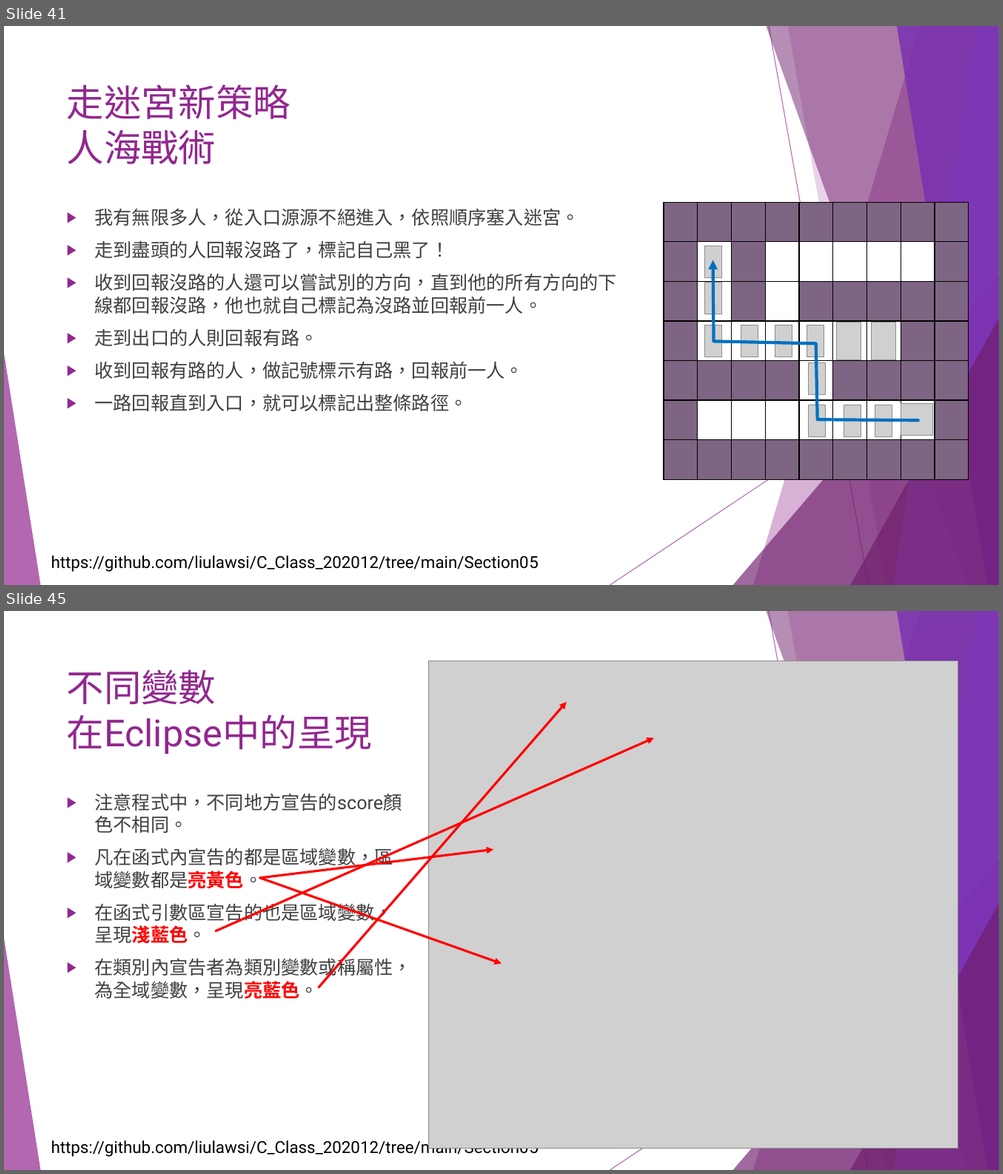
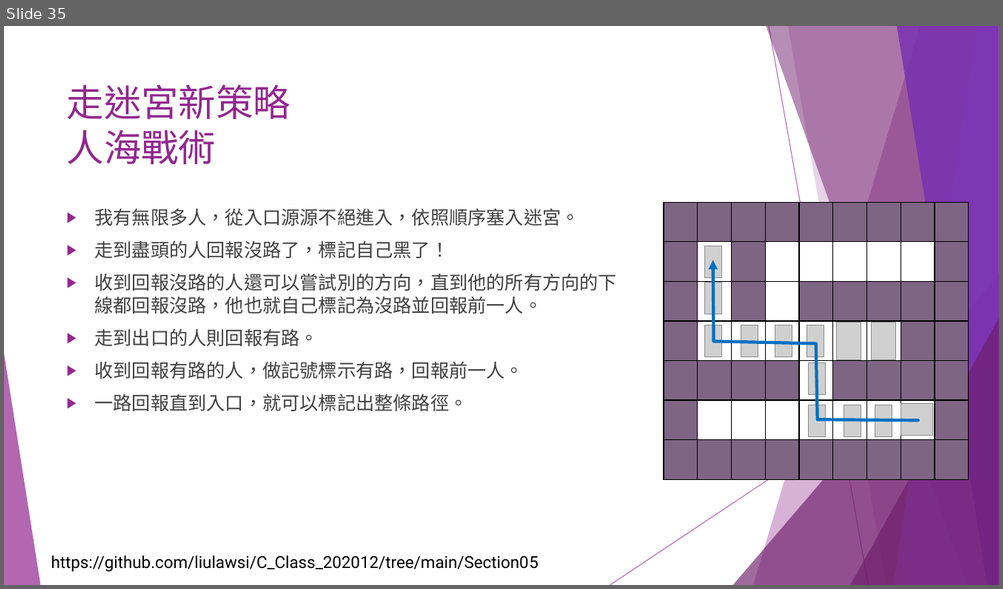
Before and after one commit to liulawsi/My_PPTs, a slide deck: CHING JIAN/C_Class/05函式一定要會的啦.pptx. Shown one above the other, each under a label of ours: slides 41 and 45 before the commit, slide 35 after it; the slides between them are not shown. The pictures are 1003x1174 and 1003x589 pixels, drawn with LibreOffice and Linux fonts; fonts in the diff are those of the drawing; grey boxes stand for pictures. Boxes give left, top, right and bottom in pixels: in the first picture for what was removed or moved away, otherwise in the second. Text is boxed around its words. In the diff, an @@ line names an element or a change of style, - is before the commit and + after.

```diff
--- a/CHING JIAN/C_Class/05函式一定要會的啦.pptx
+++ b/CHING JIAN/C_Class/05函式一定要會的啦.pptx
@@ slide 45 removed at (x1=4, y1=611, x2=999, y2=1170), background #FFFFFF; not listed: 11 template elements that a slide beside it also shows @@
@@ title removed at (x1=67, y1=669, x2=372, y2=755) @@
-不同變數
-在Eclipse中的呈現
@@ picture removed at (x1=429, y1=661, x2=959, y2=1149) @@
@@ arrow removed from (318, 988) to (566, 702) @@
@@ arrow removed from (216, 931) to (654, 738) @@
@@ text removed at (x1=95, y1=793, x2=412, y2=999) @@
-▶ 注意程式中，不同地方宣告的score顏色不相同。
-▶ 凡在函式內宣告的都是區域變數，區域變數都是亮黃色。
-▶ 在函式引數區宣告的也是區域變數，呈現淺藍色。
-▶ 在類別內宣告者為類別變數或稱屬性，為全域變數，呈現亮藍色。
@@ arrow removed from (260, 878) to (493, 850) @@
@@ arrow removed from (260, 878) to (502, 964) @@
@@ what was slide 41 is now slide 35 @@
```
Also in this commit, not shown: 20 slides changed, 10 other slides removed.
